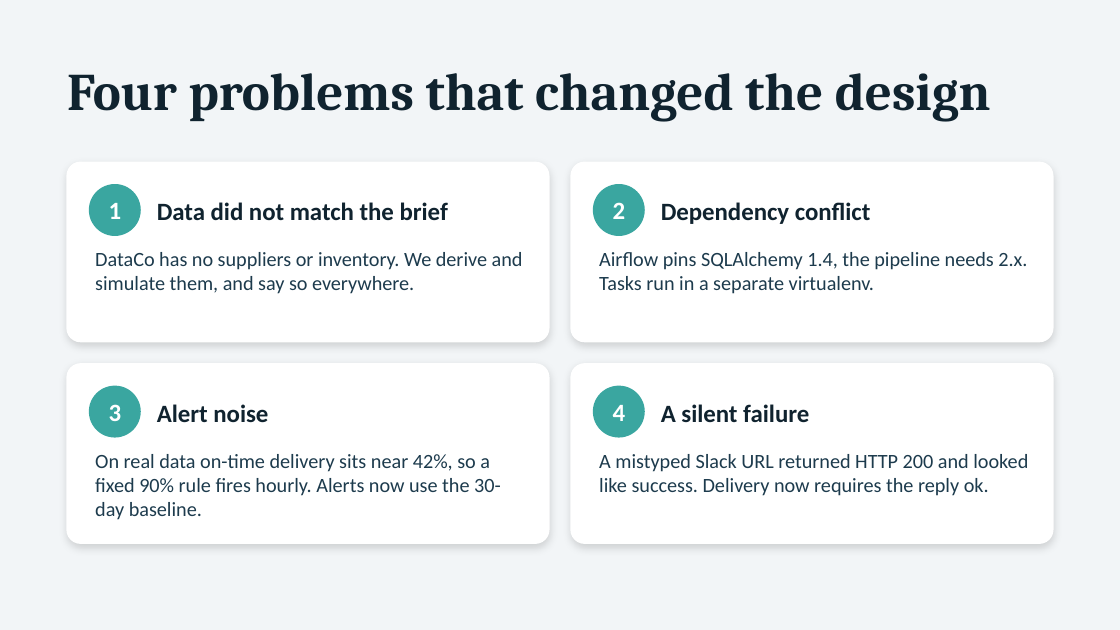
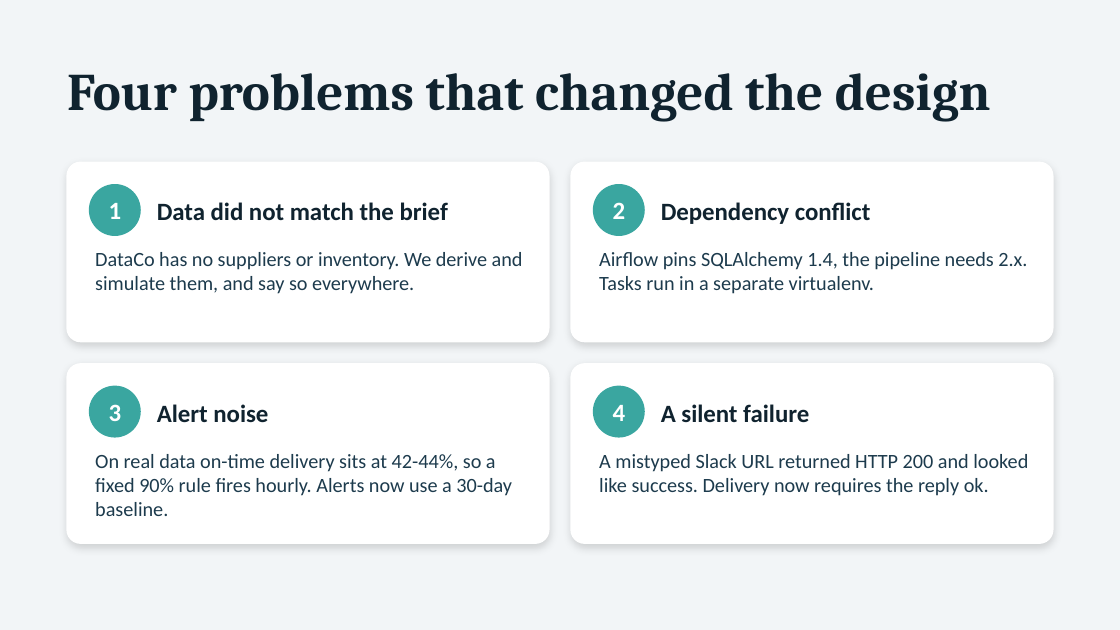
Before and after one commit to M-Amrit/retail-supply-chain-control-tower, a slide deck: slide 9 of docs/presentation/Retail & Supply Chain Control Tower.pptx. Drawn at 1120x630 pixels with LibreOffice and Linux fonts; fonts in the diff are those of the drawing. Boxes give left, top, right and bottom in pixels: in the first picture for what was removed or moved away, otherwise in the second. Text is boxed around its words. In the diff, an @@ line names an element or a change of style, - is before the commit and + after.

```diff
--- a/docs/presentation/Retail & Supply Chain Control Tower.pptx
+++ b/docs/presentation/Retail & Supply Chain Control Tower.pptx
@@ text at (95,454,512,516): text changed @@
-On real data on-time delivery sits near 42%, so a fixed 90% rule fires hourly. Alerts now use the 30-day baseline.
+On real data on-time delivery sits at 42-44%, so a fixed 90% rule fires hourly. Alerts now use a 30-day baseline.
```
Also in this commit, not shown: 1 other slide changed, 4 other files.
